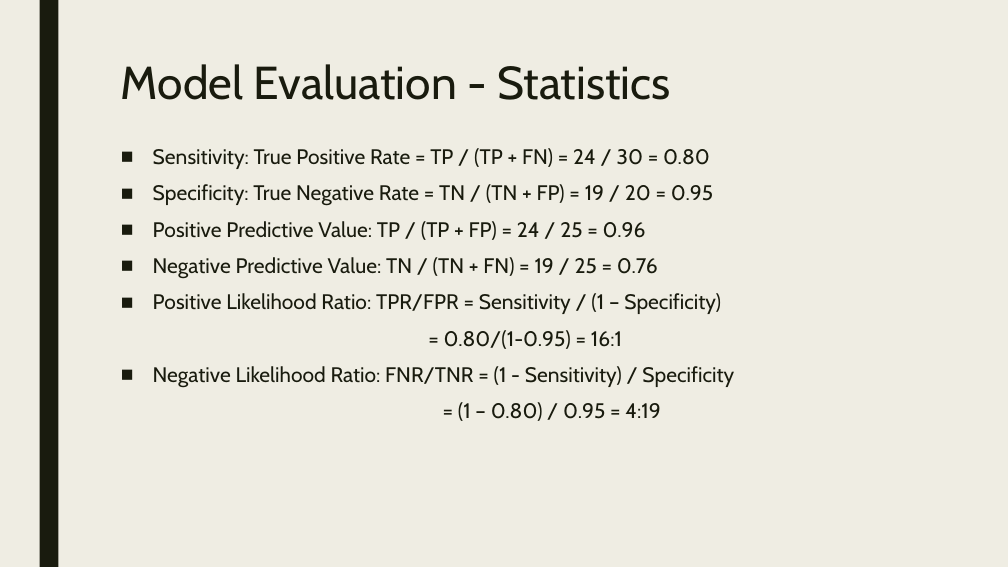
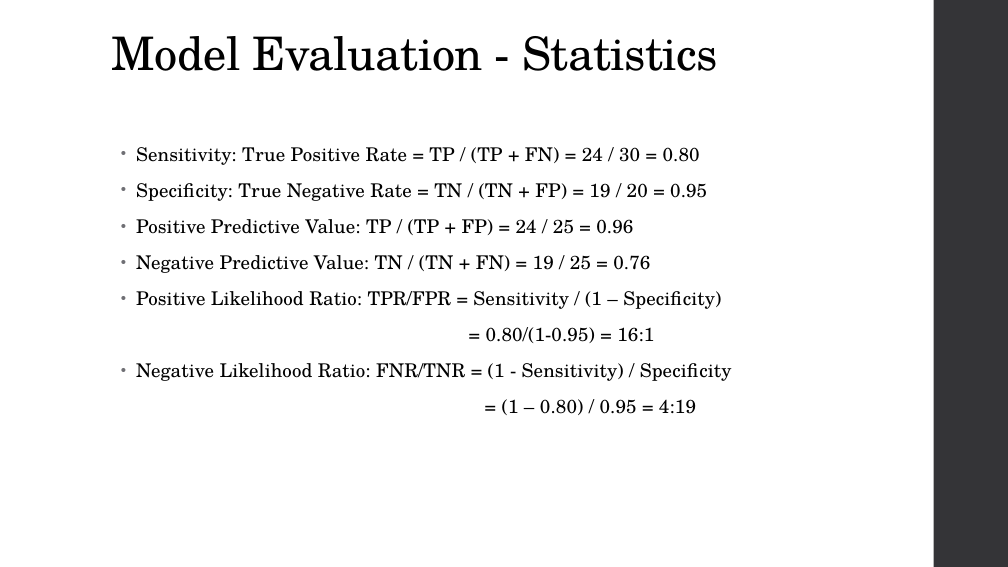
Before and after one commit to npsquared/3251_Presentation, a slide deck: slide 16 of 3251 - Cricket Prediction - Nitin Prakash.pptx (slide 17 before the commit). Drawn at 1008x567 pixels with LibreOffice and Linux fonts; fonts in the diff are those of the drawing. Boxes give left, top, right and bottom in pixels: in the first picture for what was removed or moved away, otherwise in the second. Text is boxed around its words. In the diff, an @@ line names an element or a change of style, - is before the commit and + after.

```diff
--- a/3251 - Cricket Prediction - Nitin Prakash.pptx
+++ b/3251 - Cricket Prediction - Nitin Prakash.pptx
@@ background #EFEDE3 to #FFFFFF @@
@@ rectangle removed at [39,0,58,567] @@
@@ rectangle added at [934,0,1008,567], fill #353537 @@
@@ title "Model Evaluation - Statistics": place and size @@
-title "Model Evaluation - Statistics" at [121,64,671,100]
+title "Model Evaluation - Statistics" at [112,36,718,71]
@@ title "Model Evaluation - Statistics" at [112,36,718,71]: font Cabin to TeX Gyre Schola, text colour #191B0E to #000000, letter spacing 0 to -0.5 pt; line spacing 0.89 to 0.9; vertical alignment top to bottom @@
@@ text "Sensitivity: True Positive Rate = ..." at [136,147,732,415]: size 20 to 18 pt, font Cabin to TeX Gyre Schola, text colour #191B0E to #000000, letter spacing 0 to 0.1 pt; bullet ■ to •; line spacing 0.94 to 0.85; more space between paragraphs @@
```
Also in this commit, not shown: 18 other slides changed.
